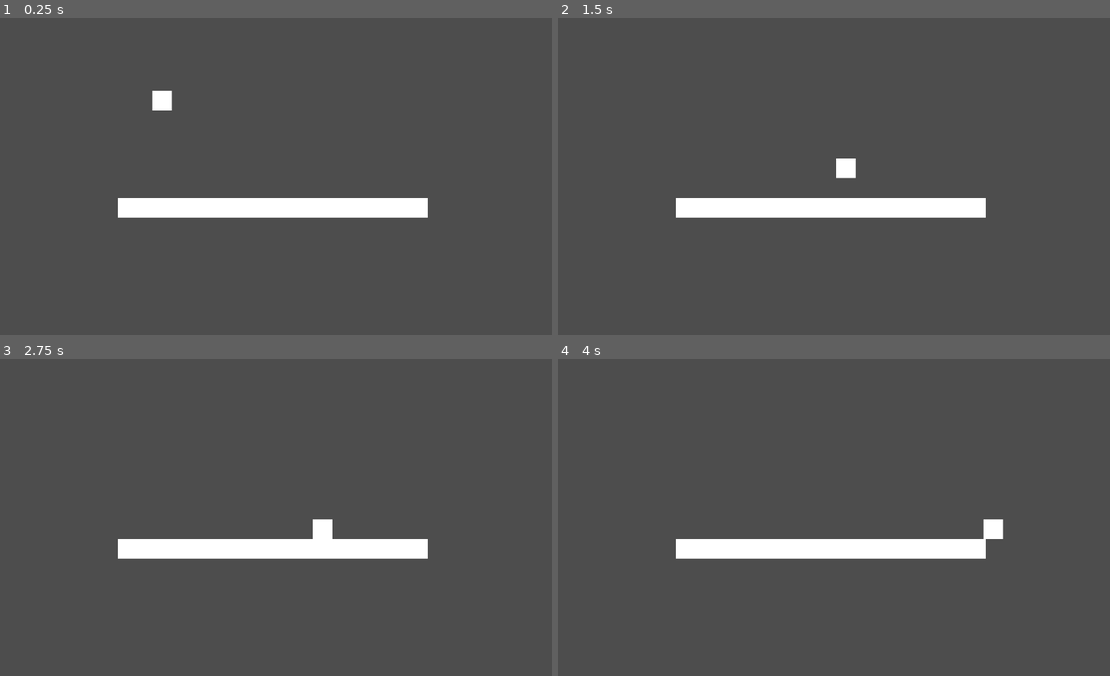
Above: before the commit, frames 1-4 (two rows, left to right).
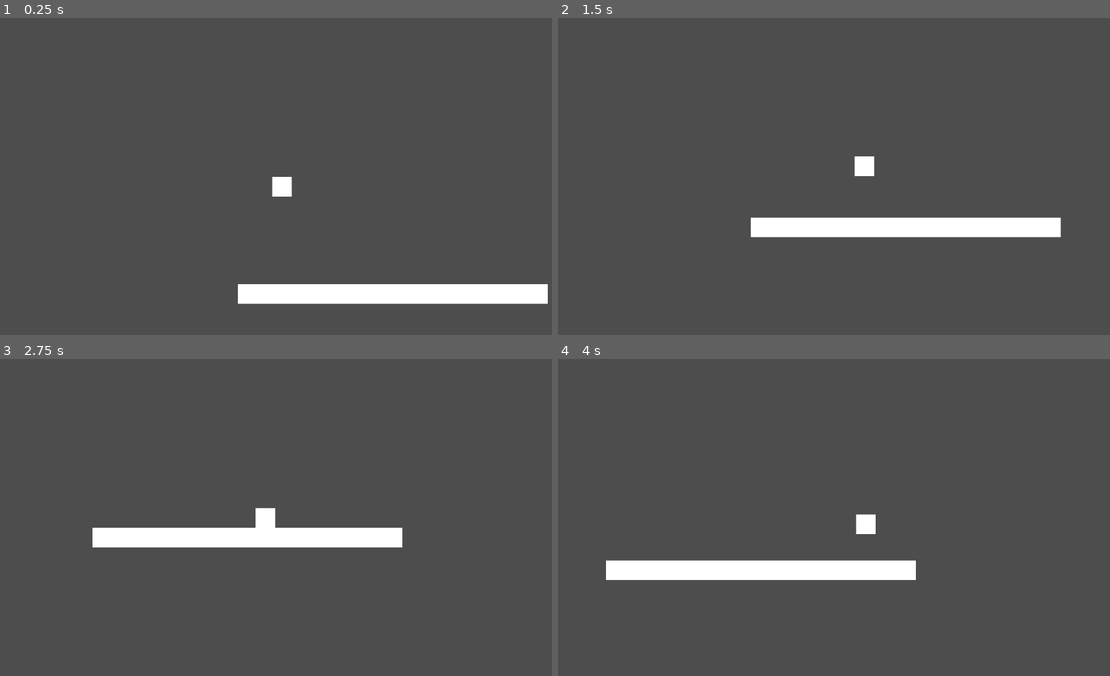
Above: after the commit, the same moments.

Repository: vinit-rao/roguelike-platformer
Game: Godot game, scene res://World.tscn
Same seed, same stepped clock (60 frames per second), same inputs: the game is played once before the commit and once after it.
Inputs (mouse positions are in pixels of both pictures, inside the frame that each line leads up to):
- Up to frame 1 (0.25 s): no input
- Up to frame 2 (1.5 s): move the mouse to (966, 160) at 0.52 s; hold D (move_right) from 0.53 s (still down); click (966, 160) at 0.6 s; tap W (jump) at 0.77, 0.8, 1.07, 1.35 s; move the mouse to (729, 192) at 1.27 s
- Up to frame 3 (2.75 s): tap W (jump) at 1.52, 1.82, 2.3 s; click (171, 533) at 1.55 s; move the mouse to (336, 447) at 2.02 s; release D (move_right) at 2.03 s; hold A (move_left) from 2.03 s (still down); click (336, 447) at 2.1 s
- Up to frame 4 (4 s): move the mouse to (811, 580) at 2.77 s; release A (move_left) at 2.78 s; hold D (move_right) from 2.78 s (still down); click (811, 580) at 2.85 s; tap W (jump) at 3.02, 3.32, 3.6, 3.77 s; move the mouse to (1010, 565) at 3.52 s

The runs differ from the first frame. In frame 1, 7.5% of the frame differs, in the area x 21-100%, y 22-91%; in frame 2, 7.5%, in the area x 21-92%, y 43-70%; in frame 3, 4.4%; in frame 4, 7.5%.

Commit message:
initialize basic movement and player controls

Diff:
--- a/Player.tscn
+++ b/Player.tscn
@@ -4,6 +4,9 @@
 
 [sub_resource type="RectangleShape2D" id="RectangleShape2D_2dftf"]
 size = Vector2(40, 40)
+
+[sub_resource type="RectangleShape2D" id="RectangleShape2D_xhfnw"]
+size = Vector2(59, 52)
 
 [node name="Player" type="CharacterBody2D" unique_id=457606498]
 script = ExtResource("1_xhfnw")
@@ -25,3 +28,13 @@
 grow_horizontal = 2
 grow_vertical = 2
 metadata/_edit_use_anchors_ = true
+
+[node name="Camera2D" type="Camera2D" parent="." unique_id=532386282]
+position_smoothing_enabled = true
+
+[node name="AttackHitbox" type="Area2D" parent="." unique_id=238845911]
+
+[node name="CollisionShape2D" type="CollisionShape2D" parent="AttackHitbox" unique_id=1454274239]
+position = Vector2(30.5, -6)
+shape = SubResource("RectangleShape2D_xhfnw")
+disabled = true
--- a/player.gd
+++ b/player.gd
@@ -5,23 +5,96 @@
 @export var friction: float = 1200.0
 @export var gravity: float = 980.0
 @export var jump_velocity: float = -400.0
+@onready var attack_hitbox: CollisionShape2D = $AttackHitbox/CollisionShape2D
+
+# define states
+enum State {IDLE, RUN, AIR, ATTACK}
+var current_state: State = State.IDLE
+
 
 func _physics_process(delta: float) -> void:
-	# gravity
-	if not is_on_floor():
+	# state switcher
+	match current_state:
+		State.IDLE:
+			idle_state(delta)
+		State.RUN:
+			run_state(delta)
+		State.AIR:
+			air_state(delta)
+		State.ATTACK:
+			attack_state(delta)
+
+	# gravity (if you attack you will stop falling briefly)
+	if not is_on_floor() and current_state != State.ATTACK:
 		velocity.y += gravity * delta
 
+	move_and_slide()
+
+	# state logic
+
+func idle_state(delta: float) -> void:
+	apply_friction(delta)
 	# jump
 	if Input.is_action_just_pressed("jump") and is_on_floor():
-		velocity.y = jump_velocity
+		jump()
+	elif Input.get_axis("move_left","move_right") != 0:
+		current_state = State.RUN
+	elif Input.is_action_just_pressed("attack_primary"):
+		start_attack()
+
+func run_state(delta: float) -> void:
 
 	# -1 = left, +1 = right, 0 = none
 	var direction := Input.get_axis("move_left","move_right")
 
-	# accelerate & decelerate
+	apply_acceleration(direction, delta)
+
+	if direction == 0:
+		current_state = State.IDLE
+	if Input.is_action_just_pressed("jump") and is_on_floor():
+		jump()
+	elif Input.is_action_just_pressed("attack_primary"):
+		start_attack()
+
+
+
+func air_state(delta: float) -> void:
+	var direction := Input.get_axis("move_left","move_right")
+	apply_acceleration(direction,delta)
+
+	if is_on_floor():
+		if direction == 0:
+			current_state = State.IDLE
+		else:
+			current_state = State.RUN
+
+func attack_state(_delta: float) -> void:
+	# prevent accidental horizontal movement
+	velocity.x = 0
+
+# helper functions
+
+func apply_friction(delta: float) -> void:
+	velocity.x = move_toward(velocity.x, 0, friction * delta)
+
+func apply_acceleration(direction: float, delta: float) -> void:
 	if direction != 0:
 		velocity.x = move_toward(velocity.x, direction * max_speed, acceleration * delta)
-	else:
-		velocity.x = move_toward(velocity.x, 0, friction * delta)
 
-	move_and_slide()
+func jump() -> void:
+	velocity.y = jump_velocity
+	current_state = State.AIR
+
+func start_attack() -> void:
+	current_state = State.ATTACK
+	print("M1 pressed")
+
+	# enable hitbox and wait
+	attack_hitbox.disabled = false
+	await get_tree().create_timer(0.3).timeout
+
+	# disable hitbox and reset
+	attack_hitbox.disabled = true
+
+	if current_state == State.ATTACK:
+		current_state = State.IDLE
